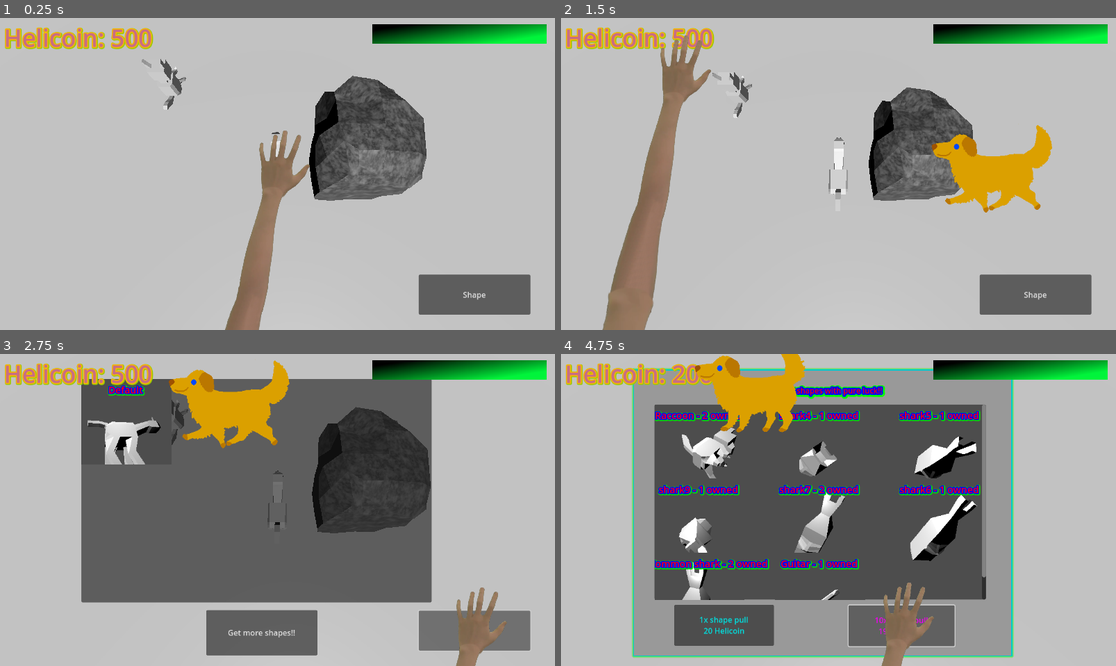
Above: before the commit, frames 1-4 (two rows, left to right).
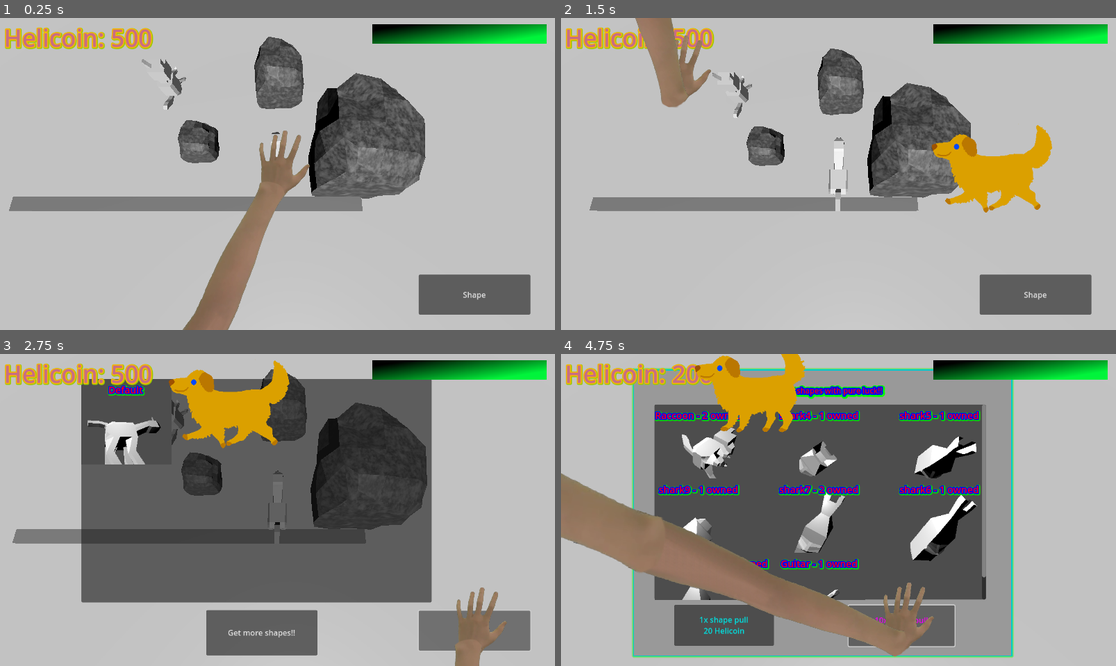
Above: after the commit, the same moments.

Repository: JAco9307/ShapeEscape
Game: Godot game, scene res://Main.tscn
Same seed, same stepped clock (60 frames per second), same inputs: the game is played once before the commit and once after it.
Inputs:
- Up to frame 1 (0.25 s): no input
- Up to frame 2 (1.5 s): click "Shape" at 0.5 s; click "Default" at 1.25 s
- Up to frame 3 (2.75 s): click "Shape" at 2 s
- Up to frame 4 (4.75 s): click "Get more shapes!!" at 2.75 s; click "1x shape pull 20 Helicoin" at 3.5 s; click "10x shape pull 199 Helicoin" at 4.25 s

The runs differ from the first frame. In frame 1, 9.5% of the frame differs, in the area x 1-77%, y 6-100%; in frame 2, 11%, in the area x 5-75%, y 0-100%; in frame 3, 5.5%; in frame 4, 9.1%.

Commit message:
arm physics

Diff:
--- a/Main.tscn
+++ b/Main.tscn
@@ -6,7 +6,10 @@
 [ext_resource type="PackedScene" uid="uid://g5m48diqvglc" path="res://Surfaces/Floor.tscn" id="6_lgr22"]
 [ext_resource type="PackedScene" uid="uid://ch6blfiqhtt67" path="res://objects/Animals/raccoon.tscn" id="7_lgr22"]
 [ext_resource type="PackedScene" uid="uid://hbd5hkve261k" path="res://objects/Environment/RockBig.tscn" id="7_trn2v"]
+[ext_resource type="PackedScene" uid="uid://116njum48mn0" path="res://objects/Environment/RockMid.tscn" id="8_03owx"]
 [ext_resource type="PackedScene" uid="uid://c2qnrd7mneksy" path="res://UI/MainUI.tscn" id="8_trn2v"]
+[ext_resource type="PackedScene" uid="uid://cru1wb2mirml7" path="res://objects/Environment/RockSmall.tscn" id="9_wkp8b"]
+[ext_resource type="PackedScene" uid="uid://1m82htvec2sr" path="res://objects/rotatableLarge.tscn" id="10_wkp8b"]
 
 [node name="Main" type="Node3D"]
 
@@ -35,3 +38,18 @@
 
 [node name="RockBig" parent="." instance=ExtResource("7_trn2v")]
 transform = Transform3D(1, 0, 0, 0, 1, 0, 0, 0, 1, -44.973, 5.43516, -12.223)
+yTorqueMult = 100.0
+zTorqueMult = 100.0
+
+[node name="RockMid" parent="." instance=ExtResource("8_03owx")]
+transform = Transform3D(1, 0, 0, 0, 1, 0, 0, 0, 1, -55.4851, 3.35801, -3.43609)
+yTorqueMult = 100.0
+zTorqueMult = 100.0
+
+[node name="RockSmall" parent="." instance=ExtResource("9_wkp8b")]
+transform = Transform3D(1, 0, 0, 0, 1, 0, 0, 0, 1, -46.6435, 2.31943, 6.58049)
+yTorqueMult = 100.0
+zTorqueMult = 100.0
+
+[node name="Rotatable" parent="." instance=ExtResource("10_wkp8b")]
+transform = Transform3D(1, 0, 0, 0, 1, 0, 0, 0, 1, -39.2187, -1.17075, 7.69544)
--- a/UI/ArmSprite.gd
+++ b/UI/ArmSprite.gd
@@ -11,16 +11,17 @@
 		global_position = get_global_mouse_position()
 		frame = 0
 		rotation_degrees = 0
+
 	else: 	#grabbing something hand
 		global_position = camera.unproject_position(GlobalVariables.selectedObject.global_position)
 		frame = 1
 		Input.set_mouse_mode(Input.MOUSE_MODE_CAPTURED)
-
 		rotation_degrees = -GlobalVariables.selectedObject.rotation_degrees.y
 
 func _input(event: InputEvent) -> void:
 	if event is InputEventMouseButton:
 		if event.button_index == MouseButton.MOUSE_BUTTON_LEFT:
-			if Input.is_action_just_released("LMB"):
+			if Input.is_action_just_released("LMB") and GlobalVariables.selectedObject != null:
+				Input.set_mouse_mode(Input.MOUSE_MODE_VISIBLE)
+				Input.warp_mouse(global_position)
 				GlobalVariables.selectedObject = null
-				Input.set_mouse_mode(Input.MOUSE_MODE_VISIBLE)
--- /dev/null
+++ b/UI/Hand/Hand.tscn
@@ -0,0 +1,3 @@
+[gd_scene format=3 uid="uid://b5v3s8fyx5nk1"]
+
+[node name="Hand" type="Node2D"]
--- /dev/null
+++ b/UI/Hand/arm.tscn
@@ -0,0 +1,77 @@
+[gd_scene load_steps=10 format=3 uid="uid://diuwmi2favmjc"]
+
+[ext_resource type="Texture2D" uid="uid://dhppfa4y1ur2c" path="res://UI/Hand/open.png" id="1_p0tpq"]
+[ext_resource type="Texture2D" uid="uid://c7je5mlm2sdxm" path="res://UI/Hand/grab.png" id="2_iriu4"]
+[ext_resource type="Script" uid="uid://c20fkrqg56dr3" path="res://UI/ArmSprite.gd" id="3_c472b"]
+[ext_resource type="Script" uid="uid://bk7latk1wu5ok" path="res://UI/Hand/pin_joint_2d.gd" id="4_iriu4"]
+[ext_resource type="Texture2D" uid="uid://3ubq0qajrtrm" path="res://UI/Hand/arm.png" id="4_w6764"]
+
+[sub_resource type="SpriteFrames" id="SpriteFrames_ahrf8"]
+animations = [{
+"frames": [{
+"duration": 1.0,
+"texture": ExtResource("1_p0tpq")
+}, {
+"duration": 1.0,
+"texture": ExtResource("2_iriu4")
+}],
+"loop": true,
+"name": &"default",
+"speed": 5.0
+}]
+
+[sub_resource type="CircleShape2D" id="CircleShape2D_p0tpq"]
+radius = 72.2496
+
+[sub_resource type="PhysicsMaterial" id="PhysicsMaterial_iriu4"]
+
+[sub_resource type="CapsuleShape2D" id="CapsuleShape2D_c472b"]
+radius = 38.8136
+height = 388.0
+
+[node name="AnimatedSprite2D" type="AnimatedSprite2D"]
+scale = Vector2(0.5, 0.5)
+sprite_frames = SubResource("SpriteFrames_ahrf8")
+frame = 1
+offset = Vector2(30, -30)
+script = ExtResource("3_c472b")
+
+[node name="StaticBody2D" type="StaticBody2D" parent="."]
+
+[node name="PinJoint2D" type="PinJoint2D" parent="StaticBody2D" node_paths=PackedStringArray("control_node")]
+position = Vector2(-22, 74)
+scale = Vector2(1, 1)
+node_a = NodePath("..")
+node_b = NodePath("../ArmRigidBody2D")
+bias = 0.9
+angular_limit_lower = 0.349066
+angular_limit_upper = -0.349066
+script = ExtResource("4_iriu4")
+limit_cgw = -25
+limit_gw = 25
+control_node = NodePath("../ArmRigidBody2D")
+
+[node name="CollisionShape2D" type="CollisionShape2D" parent="StaticBody2D"]
+shape = SubResource("CircleShape2D_p0tpq")
+
+[node name="ArmRigidBody2D" type="RigidBody2D" parent="StaticBody2D"]
+position = Vector2(-26, 100)
+rotation = -6.28319
+mass = 2.11
+physics_material_override = SubResource("PhysicsMaterial_iriu4")
+
+[node name="Sprite2D" type="Sprite2D" parent="StaticBody2D/ArmRigidBody2D"]
+position = Vector2(-76, 264)
+scale = Vector2(0.65, 0.65)
+texture = ExtResource("4_w6764")
+
+[node name="Sprite2D" type="Sprite2D" parent="StaticBody2D/ArmRigidBody2D/Sprite2D"]
+position = Vector2(-320, 1360)
+scale = Vector2(2.2, 2.2)
+texture = ExtResource("4_w6764")
+
+[node name="CollisionShape2D" type="CollisionShape2D" parent="StaticBody2D/ArmRigidBody2D"]
+position = Vector2(-42, 146)
+rotation = 0.23911
+scale = Vector2(1, 1)
+shape = SubResource("CapsuleShape2D_c472b")
--- /dev/null
+++ b/UI/Hand/pin_joint_2d.gd
@@ -0,0 +1,25 @@
+extends PinJoint2D
+
+@export var limit_cgw: int = -45 #limit in counterglockwise direction
+@export var limit_gw: int = 45 #limit in glockwise direction
+@export var control_node: Node2D  #literally Node_B
+
+var lastangle = 0
+
+func _process(delta):
+	# motor
+	if control_node.rotation_degrees < limit_cgw - 20:
+		control_node.angular_velocity = 4
+	elif control_node.rotation_degrees < limit_cgw:
+		control_node.angular_velocity = 1
+
+	if control_node.rotation_degrees > limit_gw + 20:
+		control_node.angular_velocity = -4
+	elif control_node.rotation_degrees > limit_gw:
+		control_node.angular_velocity = -1
+
+	# crunch
+	var sum = lastangle - control_node.rotation_degrees
+	if sum > 200 or sum < -200:
+		print("Wrist break")
+	lastangle = control_node.rotation_degrees
--- a/UI/MainUI.tscn
+++ b/UI/MainUI.tscn
@@ -1,12 +1,8 @@
-[gd_scene load_steps=28 format=3 uid="uid://c2qnrd7mneksy"]
+[gd_scene load_steps=24 format=3 uid="uid://c2qnrd7mneksy"]
 
 [ext_resource type="Script" uid="uid://dhy3kcnievdpq" path="res://UI/MainUI.gd" id="1_xv1u1"]
 [ext_resource type="Script" uid="uid://14odr4cov1sm" path="res://UI/ShapeSelectUI.gd" id="2_wwh41"]
 [ext_resource type="Script" uid="uid://ckv3v1nabgbb3" path="res://UI/MOney.gd" id="3_wa2eh"]
-[ext_resource type="Texture2D" uid="uid://dhppfa4y1ur2c" path="res://UI/Hand/open.png" id="4_8cqdv"]
-[ext_resource type="Texture2D" uid="uid://c7je5mlm2sdxm" path="res://UI/Hand/grab.png" id="5_475mu"]
-[ext_resource type="Script" uid="uid://c20fkrqg56dr3" path="res://UI/ArmSprite.gd" id="6_uqb74"]
-[ext_resource type="Texture2D" uid="uid://3ubq0qajrtrm" path="res://UI/Hand/arm.png" id="7_475mu"]
 [ext_resource type="Theme" uid="uid://bool5gjv6pje3" path="res://UI/generaltheme.tres" id="8_uqb74"]
 [ext_resource type="Script" uid="uid://7mcyg3ijl6bn" path="res://UI/Gacha/gacha_panel.gd" id="9_ahrf8"]
 [ext_resource type="Texture2D" uid="uid://det83wsqlf7gn" path="res://UI/Gacha/NoMoneyWarn.png" id="10_e10a1"]
@@ -14,24 +10,11 @@
 [ext_resource type="Script" uid="uid://c878p30wlmycf" path="res://UI/panel_container.gd" id="12_i0lr5"]
 [ext_resource type="Script" uid="uid://bc3pbjxs3wyvf" path="res://UI/hpbar.gd" id="13_r3ckc"]
 [ext_resource type="Script" uid="uid://bd2vfvt1b0ebn" path="res://UI/dog_monch.gd" id="14_8tlod"]
+[ext_resource type="PackedScene" uid="uid://diuwmi2favmjc" path="res://UI/Hand/arm.tscn" id="15_5ctpo"]
 [ext_resource type="Texture2D" uid="uid://bitpuna84m4mm" path="res://UI/MoneyEater/evildogwalk1.png" id="15_tdrfi"]
 [ext_resource type="Texture2D" uid="uid://c8cp32145eig6" path="res://UI/MoneyEater/evildogwalk2.png" id="16_mvdky"]
 [ext_resource type="Texture2D" uid="uid://k3ubi3qplbwj" path="res://UI/MoneyEater/evildogchomp1.png" id="17_qw6lw"]
 [ext_resource type="Texture2D" uid="uid://do4hg6sewtl5n" path="res://UI/MoneyEater/evildogchomp2.png" id="18_o8o8p"]
-
-[sub_resource type="SpriteFrames" id="SpriteFrames_ahrf8"]
-animations = [{
-"frames": [{
-"duration": 1.0,
-"texture": ExtResource("4_8cqdv")
-}, {
-"duration": 1.0,
-"texture": ExtResource("5_475mu")
-}],
-"loop": true,
-"name": &"default",
-"speed": 5.0
-}]
 
 [sub_resource type="Gradient" id="Gradient_r3ckc"]
 
@@ -171,6 +154,7 @@
 text = "Shape"
 
 [node name="InventoryShape" type="PanelContainer" parent="."]
+visible = false
 z_index = -2
 offset_left = 169.0
 offset_top = 52.0
@@ -191,24 +175,8 @@
 size_flags_vertical = 3
 theme_override_constants/h_separation = 100
 
-[node name="AnimatedSprite2D" type="AnimatedSprite2D" parent="."]
-position = Vector2(459, 242)
-scale = Vector2(0.5, 0.5)
-sprite_frames = SubResource("SpriteFrames_ahrf8")
-frame = 1
-offset = Vector2(30, -30)
-script = ExtResource("6_uqb74")
-
-[node name="Sprite2D" type="Sprite2D" parent="AnimatedSprite2D"]
-position = Vector2(-138, 510)
-texture = ExtResource("7_475mu")
-
-[node name="Sprite2D" type="Sprite2D" parent="AnimatedSprite2D/Sprite2D"]
-position = Vector2(-320, 1360)
-scale = Vector2(2.2, 2.2)
-texture = ExtResource("7_475mu")
-
 [node name="GachaPanel" type="Panel" parent="."]
+visible = false
 z_index = -1
 offset_left = 150.0
 offset_top = 32.0
@@ -320,6 +288,9 @@
 animation = &"eat"
 frame_progress = 0.228237
 
+[node name="AnimatedSprite2D" parent="." instance=ExtResource("15_5ctpo")]
+position = Vector2(345, 404)
+
 [connection signal="dogmunch" from="Label" to="DogMonch" method="_on_label_dogmunch"]
 [connection signal="pressed" from="ShapeButton" to="." method="_on_shape_button_pressed"]
 [connection signal="closed" from="InventoryShape" to="." method="_on_inventory_shape_closed"]
--- /dev/null
+++ b/UI/skeleton_2d.gd
@@ -0,0 +1,40 @@
+extends Skeleton2D
+
+func _ready()->void:
+	var modification_stack: SkeletonModificationStack2D = self.get_modification_stack()
+	# Better to enable it at runtime as it makes it harder to interact with in the editor when on
+	modification_stack.enabled = true
+
+	var modification_physical_bones = modification_stack.get_modification(0)
+	modification_physical_bones.enabled = true
+
+	fix_skeleton(self)
+
+	modification_physical_bones.fetch_physical_bones()
+	# this will enable simulate_physics on all bones
+	modification_physical_bones.start_simulation()
+
+	# if you call stop_simulation() then start_simulation() again it will break until you freeze and unfreeze each bone
+	modification_physical_bones.stop_simulation()
+	modification_physical_bones.start_simulation()
+	fix_skeleton(self)
+
+func fix_skeleton(target: Skeleton2D):
+	for child in target.get_children():
+		if child is PhysicalBone2D:
+			call_child_recursive(child, update_bone)
+
+func call_child_recursive(node: Node2D, f: Callable):
+	f.call(node)
+	for child in node.get_children():
+		call_child_recursive(child, f)
+
+func update_bone(bone: Node2D):
+	if bone is PhysicalBone2D:
+		if !bone.simulate_physics:
+			# there might be yet another bug regarding the resulting position of bone and its children after enabling simulate_physics
+			# recommended to check it in the editor and ensure the position is correct
+			print("warning: " + bone.name + " simulate_physics is not checked!")
+		# this will undo the cpp constructor
+		bone.freeze = true
+		bone.freeze = false
--- a/objects/rotatableLarge.tscn
+++ b/objects/rotatableLarge.tscn
@@ -1,9 +1,11 @@
-[gd_scene load_steps=3 format=3 uid="uid://1m82htvec2sr"]
+[gd_scene load_steps=4 format=3 uid="uid://1m82htvec2sr"]
 
 [ext_resource type="PackedScene" uid="uid://du8lkrvnc16gl" path="res://objects/Rotatable.tscn" id="1_21koh"]
 
 [sub_resource type="BoxShape3D" id="BoxShape3D_6b465"]
 size = Vector3(1.59271, 1, 41.5552)
+
+[sub_resource type="BoxMesh" id="BoxMesh_21koh"]
 
 [node name="Rotatable" instance=ExtResource("1_21koh")]
 initialMass = 50.0
@@ -15,3 +17,4 @@
 
 [node name="MeshInstance3D" parent="." index="1"]
 transform = Transform3D(1.65606, 0, 0, 0, 1.1989, 0, 0, 0, 41.5417, 0, 0.676347, 0)
+mesh = SubResource("BoxMesh_21koh")
Not shown: 1 places in Main.tscn that only renumber resources
Not shown, added: UI/Hand/pin_joint_2d.gd.uid
Not shown, added: UI/skeleton_2d.gd.uid
Not shown: 1 places in locations/HauntedMansion.tscn that only renumber resources
